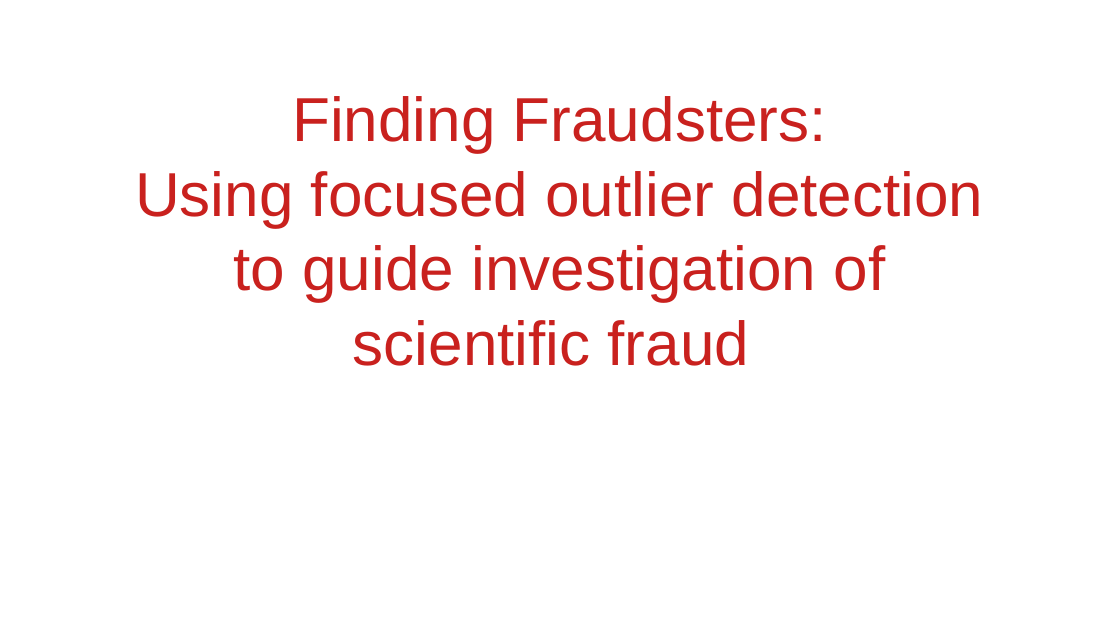
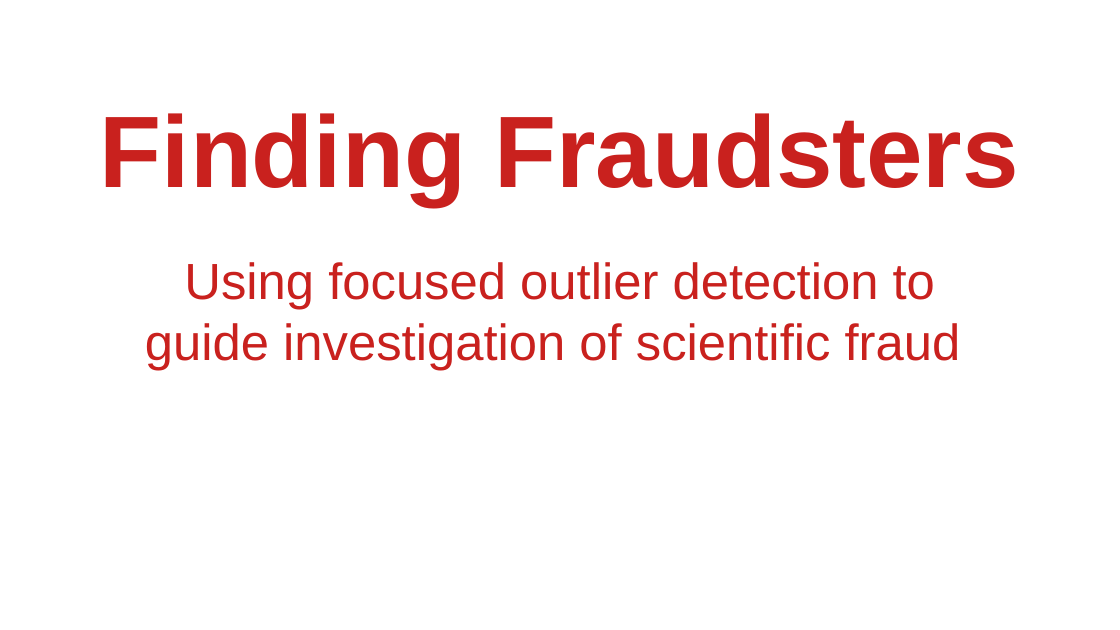
Before and after one commit to XibrenX/MasterThesis, a slide deck: slide 1 of slides/presentatie.odp. Drawn at 1120x630 pixels with LibreOffice and Linux fonts; fonts in the diff are those of the drawing. Boxes give left, top, right and bottom in pixels: in the first picture for what was removed or moved away, otherwise in the second. Text is boxed around its words. In the diff, an @@ line names an element or a change of style, - is before the commit and + after.

```diff
--- a/slides/presentatie.odp
+++ b/slides/presentatie.odp
@@ title at [100,113,1019,371]: text changed; size 44 to 36 pt @@
-Finding Fraudsters:
-Using focused outlier detection
-to guide investigation of
-scientific fraud
+Finding Fraudsters
+Using focused outlier detection to
+guide investigation of scientific fraud
```
Also in this commit, not shown: 34 other slides changed, 7 slides added, 1 slide removed, 5 other files.
